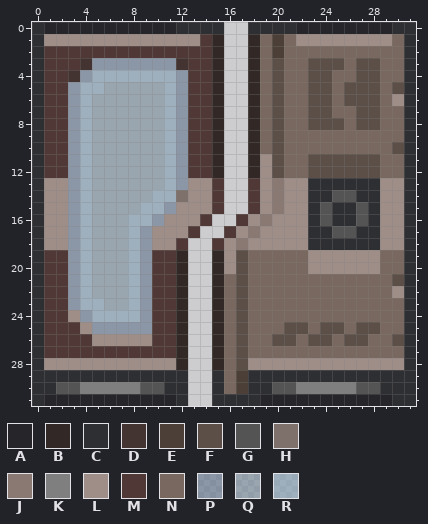
Pixel-art sprite: Resources/Textures/Structures/Doors/Airlocks/Glass/juridical.rsi/assembly.png. The first picture shows the starting point.
The file is 32x32 pixels. Colours within 5 levels of each other are drawn and written as one.
Palette (. is transparent): A #25252a  B #322927  C #2e2f33  D #433331  E #4b3f37  F #5c4f48  G #545454  H #7e716c  J #8a7973  K #7f7f7f  L #9f8e88  M #4f3835  N #79685f  P #51668187  Q #5f798b79  R #7797af8a
After the commit:
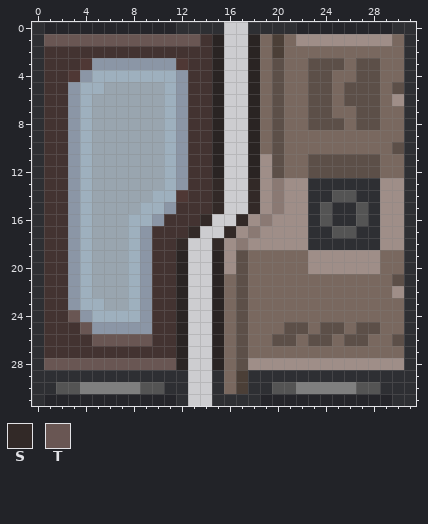
Colours new in this view: S #322927  T #695653
Edits made:
colour B: #322927 -> #2a2423
colour D: #433331 -> #4f3835
colour M: #4f3835 -> #433331
y 1: x 1..13 LLLLLLLLLLLLL -> TTTTTTTTTTTTT
y 13: x 1..2 LL -> MM; x 13..15 LLM -> MMS; x 18 M -> S
y 14: x 1..2 LL -> MM; x 12..15 HLLM -> DMMS; x 18 M -> S
y 15: x 1..2 LL -> MM; x 12..15 LLLM -> MMMS; x 18 M -> S
y 16: x 1..2 LL -> MM; x 11..14 LLLM -> MMMS; x 17 M -> S
y 17: x 1..2 LL -> MM; x 10..13 LLLM -> MMMS; x 16 M -> S
y 18: x 1..2 LL -> MM; x 10..12 LLM -> MMS; x 15 M -> S
y 24: x 3 L -> T
y 25: x 4 L -> T
y 26: x 5..9 LLLLL -> TTTTT
y 28: x 1..11 LLLLLLLLLLL -> TTTTTTTTTTT
Changed places in both pictures, as pixel boxes (x1, y1, x2, y2):
changed: (44, 34, 260, 370)
